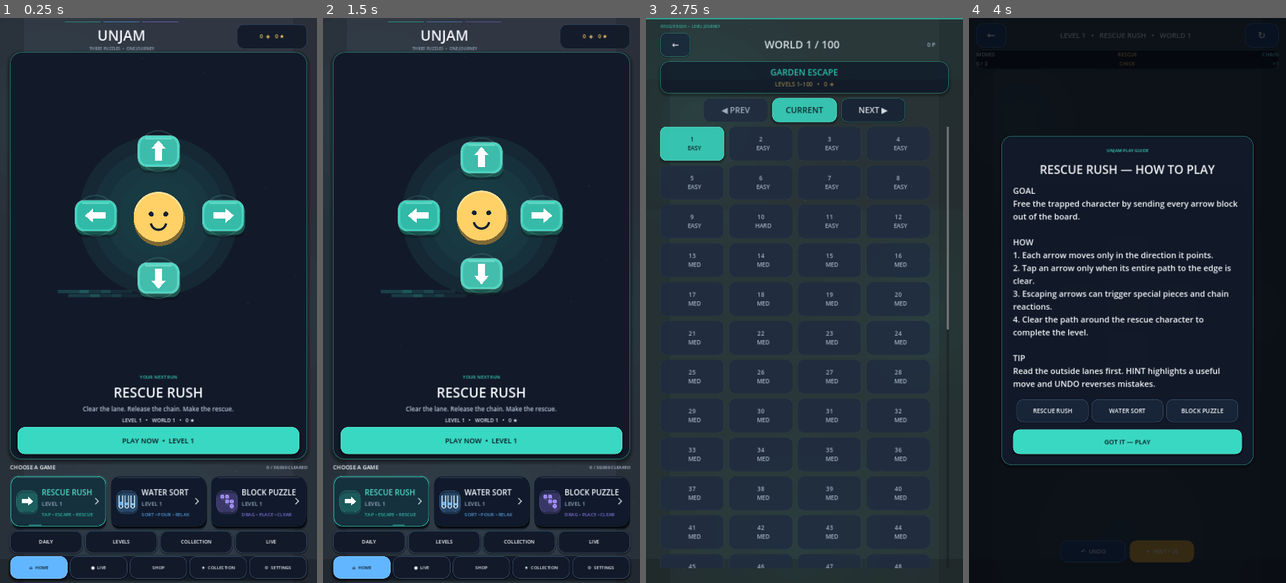
Above: before the commit, frames 1-4 (left to right).
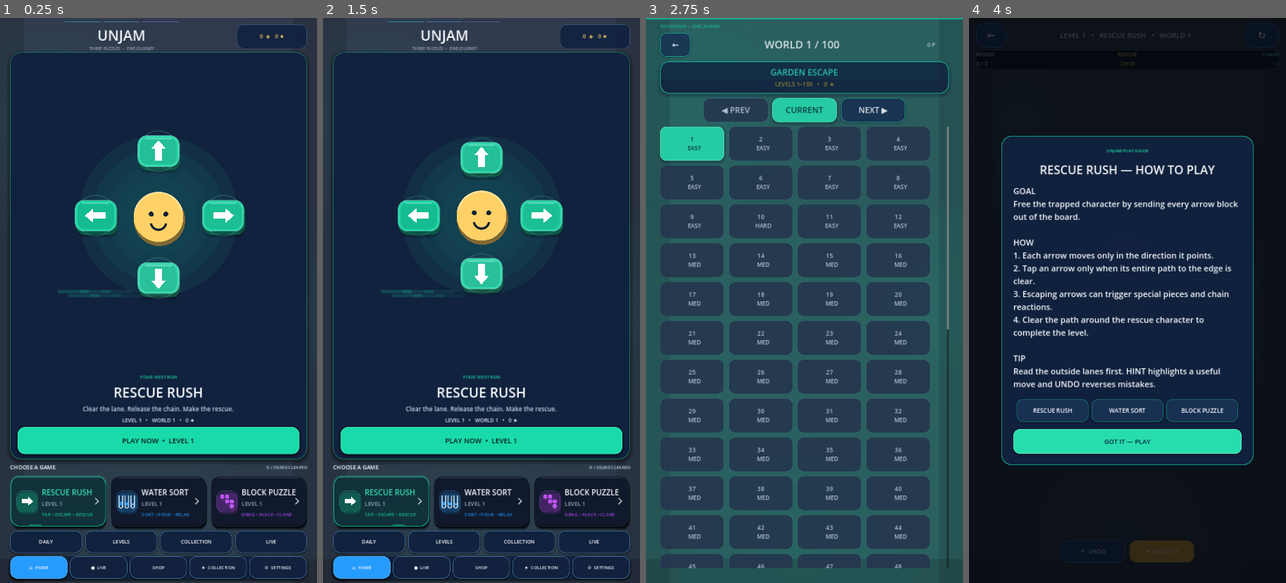
Above: after the commit, the same moments.

Repository: eghosa001/unjam
Game: Godot game, scene res://scenes/Main.tscn
Same seed, same stepped clock (60 frames per second), same inputs: the game is played once before the commit and once after it.
Inputs:
- Up to frame 1 (0.25 s): no input
- Up to frame 2 (1.5 s): click "PLAY NOW • LEVEL 1" at 0.5 s; click "←" at 1.25 s
- Up to frame 3 (2.75 s): click "PLAY NOW • LEVEL 1" at 2 s
- Up to frame 4 (4 s): click "CURRENT" at 2.75 s; click "1 EASY" at 3.5 s

The runs differ from the first frame. In frame 1, 7.6% of the frame differs, in the area x 3-97%, y 1-100%; in frame 2, 7.6%; in frame 3, 40%, in the area x 0-100%, y 0-100%; in frame 4, 7.6%.

Commit message:
feat: add vibrant game palette and brighter shared surfaces

Diff:
--- a/scripts/ui/premium_design_system.gd
+++ b/scripts/ui/premium_design_system.gd
@@ -2,52 +2,67 @@
 extends RefCounted
 
 const GAME_ACCENTS := {
-	"rescue_rush": Color("39d8c2"),
-	"water_sort": Color("62b6ff"),
-	"block_puzzle": Color("9a86ff")
+	"rescue_rush": Color("19dba9"),
+	"water_sort": Color("279cff"),
+	"block_puzzle": Color("bd4cff")
 }
 
-const GOLD := Color("ffd166")
-const DANGER := Color("ff6b7a")
-const SUCCESS := Color("55d68b")
+const GOLD := Color("ffd23f")
+const DANGER := Color("ff5f78")
+const SUCCESS := Color("35d979")
 
 static func accent_for_game(game_id: String) -> Color:
 	return GAME_ACCENTS.get(game_id, GAME_ACCENTS["rescue_rush"])
 
+static func vibrant_canvas(game_id: String) -> Color:
+	match game_id:
+		"water_sort": return Color("78d7ff")
+		"block_puzzle": return Color("efa6ff")
+		_: return Color("76efd9")
+
+static func vibrant_surface(game_id: String) -> Color:
+	match game_id:
+		"water_sort": return Color("e6f8ff")
+		"block_puzzle": return Color("fae9ff")
+		_: return Color("e7fff7")
+
+static func game_gradient(game_id: String) -> Array[Color]:
+	match game_id:
+		"water_sort": return [Color("14a8ff"), Color("4368ff"), Color("69e6ff")]
+		"block_puzzle": return [Color("9d36ff"), Color("f14fd4"), Color("ff8b6e")]
+		_: return [Color("08cf93"), Color("10b8e7"), Color("7cf05d")]
+
 static func ink(dark: bool) -> Color:
-	return Color("f4f7fb") if dark else Color("213044")
+	return Color("f8fbff") if dark else Color("12304b")
 
 static func muted(dark: bool) -> Color:
-	return Color("b6c3d4") if dark else Color("6f7f92")
+	return Color("c4d2e4") if dark else Color("516d88")
 
 static func canvas(dark: bool) -> Color:
-	return Color("0b1220") if dark else Color("eef2f5")
+	return Color("0b1730") if dark else Color("eef8ff")
 
 static func surface(dark: bool) -> Color:
-	return Color("121a29") if dark else Color("f8fafc")
+	return Color("11223f") if dark else Color("fbfdff")
 
 static func surface_2(dark: bool) -> Color:
-	return Color("182538") if dark else Color("e9eef3")
+	return Color("183052") if dark else Color("eef7ff")
 
 static func surface_3(dark: bool) -> Color:
-	return Color("22304a") if dark else Color("dfe6ed")
+	return Color("234267") if dark else Color("dceeff")
 
 static func border(dark: bool) -> Color:
-	return Color("334a67") if dark else Color("c7d1dc")
+	return Color("3e6b94") if dark else Color("9bc5e6")
 
 static func disabled(dark: bool) -> Color:
-	return Color("202c3f") if dark else Color("e5eaf0")
+	return Color("24354c") if dark else Color("e5edf5")
 
 static func game_canvas(game_id: String, dark: bool) -> Color:
 	if not dark:
-		match game_id:
-			"water_sort": return Color("eef6ff")
-			"block_puzzle": return Color("f3f0ff")
-			_: return Color("ecf8f5")
+		return vibrant_canvas(game_id).lerp(Color.WHITE, 0.32)
 	match game_id:
-		"water_sort": return Color("06101e")
-		"block_puzzle": return Color("0c0a1b")
-		_: return Color("061411")
+		"water_sort": return Color("0b3f74")
+		"block_puzzle": return Color("43105f")
+		_: return Color("075f59")
 
 static func box(color: Color, radius: int = 24, edge: Color = Color.TRANSPARENT, edge_width: int = 0, shadow: int = 0, dark: bool = true) -> StyleBoxFlat:
 	var style := StyleBoxFlat.new()
@@ -63,7 +78,7 @@
 		style.border_width_bottom = edge_width
 		style.border_color = edge
 	if shadow > 0:
-		style.shadow_color = Color(0, 0, 0, 0.34 if dark else 0.12)
+		style.shadow_color = Color(0.015, 0.08, 0.16, 0.32 if dark else 0.16)
 		style.shadow_size = shadow
 		style.shadow_offset = Vector2(0, maxf(1.0, shadow * 0.42))
 	return style
@@ -98,33 +113,33 @@
 	var normal := surface_2(dark)
 	var edge := border(dark)
 	var text_color := ink(dark)
-	var shadow := 3
+	var shadow := 5
 	match role:
 		"primary":
-			normal = accent
-			edge = accent.lightened(0.16)
-			text_color = Color("061019") if accent.get_luminance() > 0.55 else Color.WHITE
+			normal = accent.lightened(0.06)
+			edge = accent.lightened(0.28)
+			text_color = Color("05243a") if accent.get_luminance() > 0.58 else Color.WHITE
+			shadow = 10
+		"reward":
+			normal = Color("ffe16c")
+			edge = GOLD
+			text_color = Color("372600")
 			shadow = 8
-		"reward":
-			normal = Color(GOLD, 0.96) if dark else Color("fff0bd")
-			edge = GOLD
-			text_color = Color("241a05")
-			shadow = 6
 		"success":
-			normal = Color(SUCCESS, 0.19) if dark else Color("e4f8ed")
-			edge = Color(SUCCESS, 0.78)
-			text_color = SUCCESS.lightened(0.18) if dark else Color("1d7043")
+			normal = Color(SUCCESS, 0.30) if dark else Color("d8ffe8")
+			edge = Color(SUCCESS, 0.92)
+			text_color = SUCCESS.lightened(0.22) if dark else Color("12683a")
 		"danger":
-			normal = Color(DANGER, 0.16) if dark else Color("fff0f2")
-			edge = Color(DANGER, 0.72)
-			text_color = DANGER.lightened(0.14) if dark else Color("a83243")
+			normal = Color(DANGER, 0.24) if dark else Color("ffe7ec")
+			edge = Color(DANGER, 0.88)
+			text_color = DANGER.lightened(0.18) if dark else Color("9e2638")
 		"toggle_off":
 			normal = surface_3(dark)
 			edge = border(dark)
 			text_color = muted(dark)
 		"utility":
-			normal = Color(surface_2(dark), 0.96)
-			edge = Color(accent, 0.38)
+			normal = Color(surface_2(dark), 0.98)
+			edge = Color(accent, 0.62)
 		"disabled":
 			normal = disabled(dark)
 			edge = Color(border(dark), 0.55)
@@ -132,10 +147,10 @@
 			shadow = 0
 		_:
 			normal = Color(surface_2(dark), 0.98)
-			edge = border(dark)
+			edge = Color(accent, 0.42)
 	button.add_theme_stylebox_override("normal", box(normal, radius, edge, 2, shadow, dark))
-	button.add_theme_stylebox_override("hover", box(normal.lightened(0.055), radius, accent, 2, max(3, shadow), dark))
-	button.add_theme_stylebox_override("pressed", box(normal.darkened(0.08), radius, accent.lightened(0.14), 2, 1, dark))
+	button.add_theme_stylebox_override("hover", box(normal.lightened(0.075), radius, accent.lightened(0.12), 3, max(4, shadow), dark))
+	button.add_theme_stylebox_override("pressed", box(normal.darkened(0.09), radius, accent.lightened(0.20), 2, 2, dark))
 	button.add_theme_stylebox_override("focus", box(Color.TRANSPARENT, radius, accent, 3, 0, dark))
 	button.add_theme_stylebox_override("disabled", box(disabled(dark), radius, Color(border(dark), 0.5), 1, 0, dark))
 	button.add_theme_color_override("font_color", text_color)
@@ -144,15 +159,15 @@
 	button.add_theme_color_override("font_disabled_color", muted(dark))
 
 static func apply_panel(panel: PanelContainer, dark: bool, accent: Color, emphasis: bool = false, radius: int = 28) -> void:
-	var fill := Color(surface(dark), 0.97)
-	var edge := Color(accent, 0.44) if emphasis else border(dark)
-	panel.add_theme_stylebox_override("panel", box(fill, radius, edge, 2 if emphasis else 1, 10 if emphasis else 4, dark))
+	var fill := Color(surface(dark), 0.95)
+	var edge := Color(accent, 0.64) if emphasis else border(dark)
+	panel.add_theme_stylebox_override("panel", box(fill, radius, edge, 3 if emphasis else 1, 12 if emphasis else 5, dark))
 
 static func apply_label(label: Label, dark: bool, kind: String = "body", accent: Color = Color.WHITE) -> void:
 	match kind:
 		"title":
 			label.add_theme_color_override("font_color", ink(dark))
-			label.add_theme_color_override("font_shadow_color", Color(0, 0, 0, 0.18 if dark else 0.05))
+			label.add_theme_color_override("font_shadow_color", Color(0, 0, 0, 0.22 if dark else 0.08))
 			label.add_theme_constant_override("shadow_offset_y", 2)
 		"accent":
 			label.add_theme_color_override("font_color", accent)
